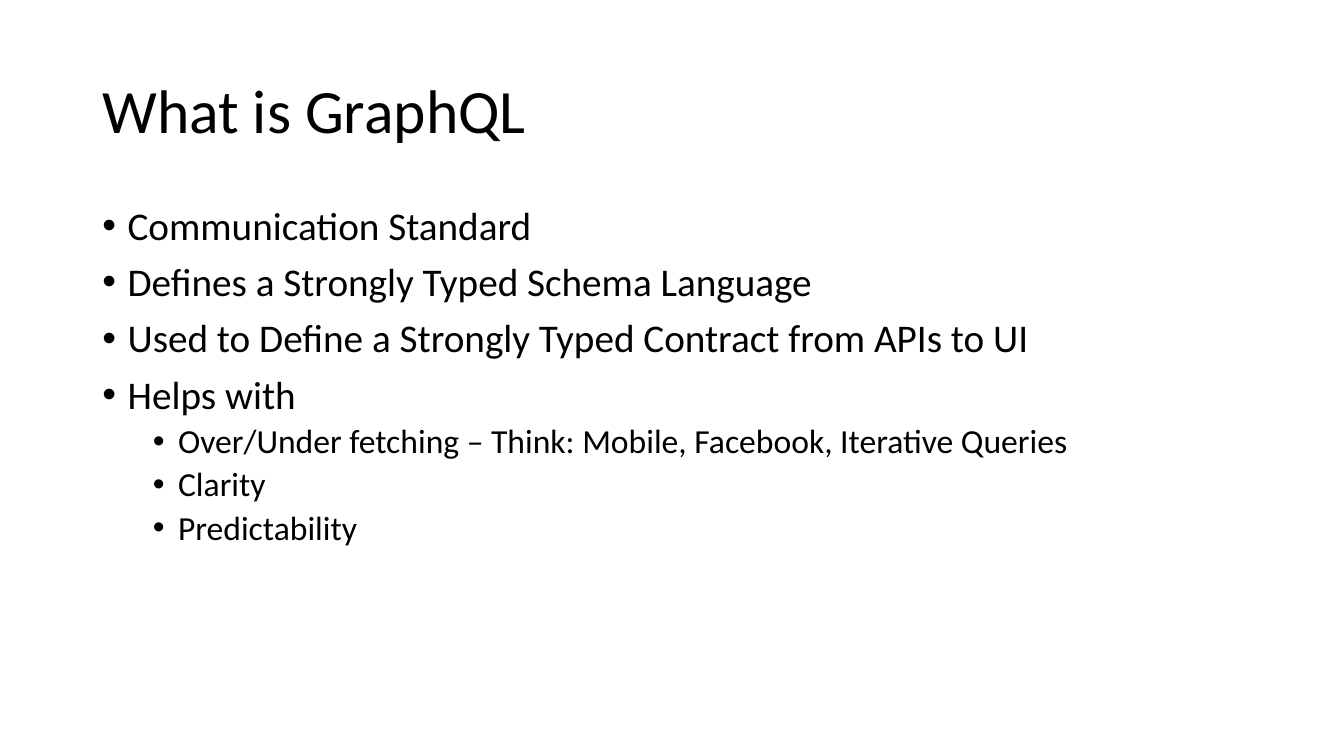
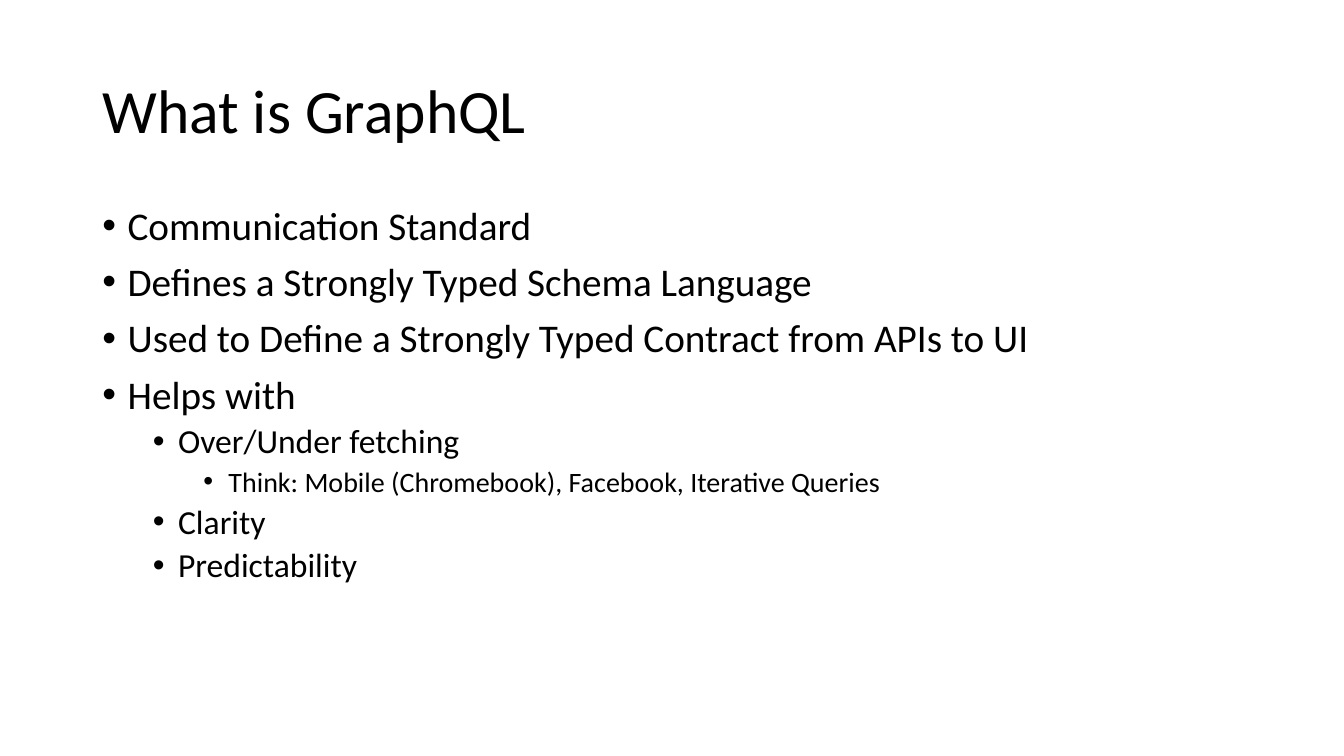
Before and after one commit to AlanCramer/BostonRestaurantInspections, a slide deck: slide 7 of Wormhole.pptx. Drawn at 1344x756 pixels with LibreOffice and Linux fonts; fonts in the diff are those of the drawing. Boxes give left, top, right and bottom in pixels: in the first picture for what was removed or moved away, otherwise in the second. Text is boxed around its words. In the diff, an @@ line names an element or a change of style, - is before the commit and + after.

```diff
--- a/Wormhole.pptx
+++ b/Wormhole.pptx
@@ text at box(178, 429, 880, 496): text changed; size 24 to 20 pt @@
-  • Over/Under fetching – Think: Mobile, Facebook, Iterative Queries
+  • Over/Under fetching
+    • Think: Mobile (Chromebook), Facebook, Iterative Queries
```
Also in this commit, not shown: 3 other slides changed, 2 other files.
